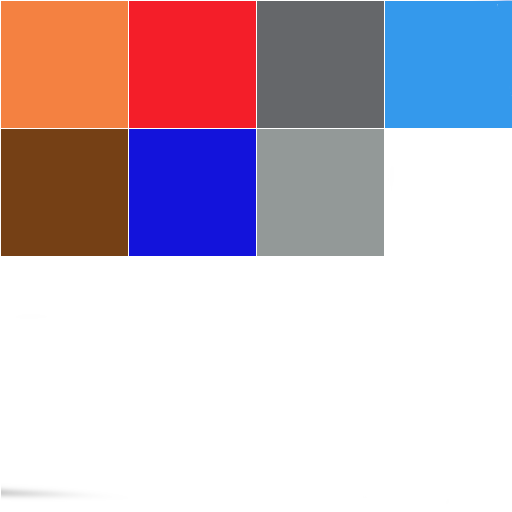
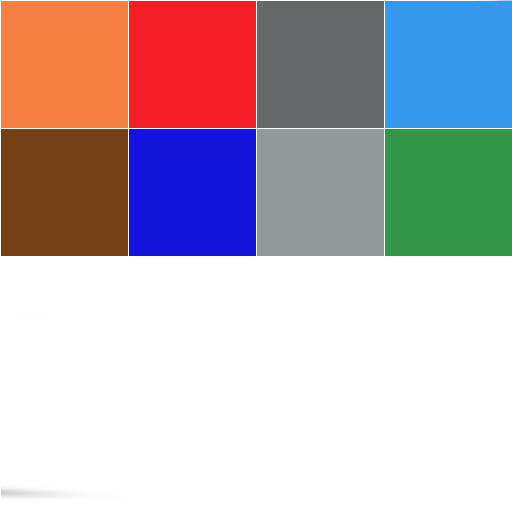
Layer changes from the first 512px x 512px image to the second:
renamed "Fondo" to "Pallete.png", painted on it over box(385, 129, 512, 256)
